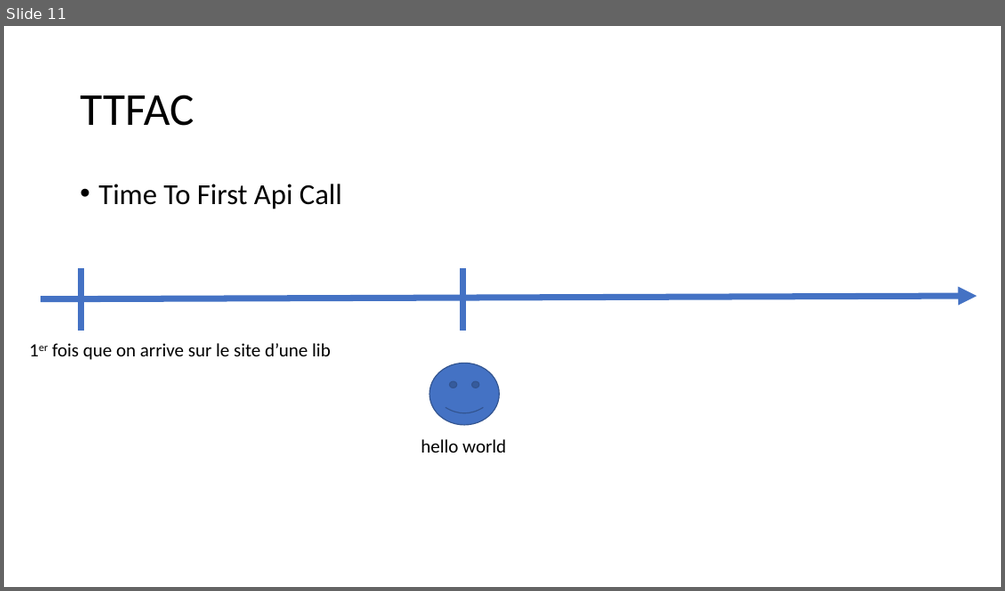
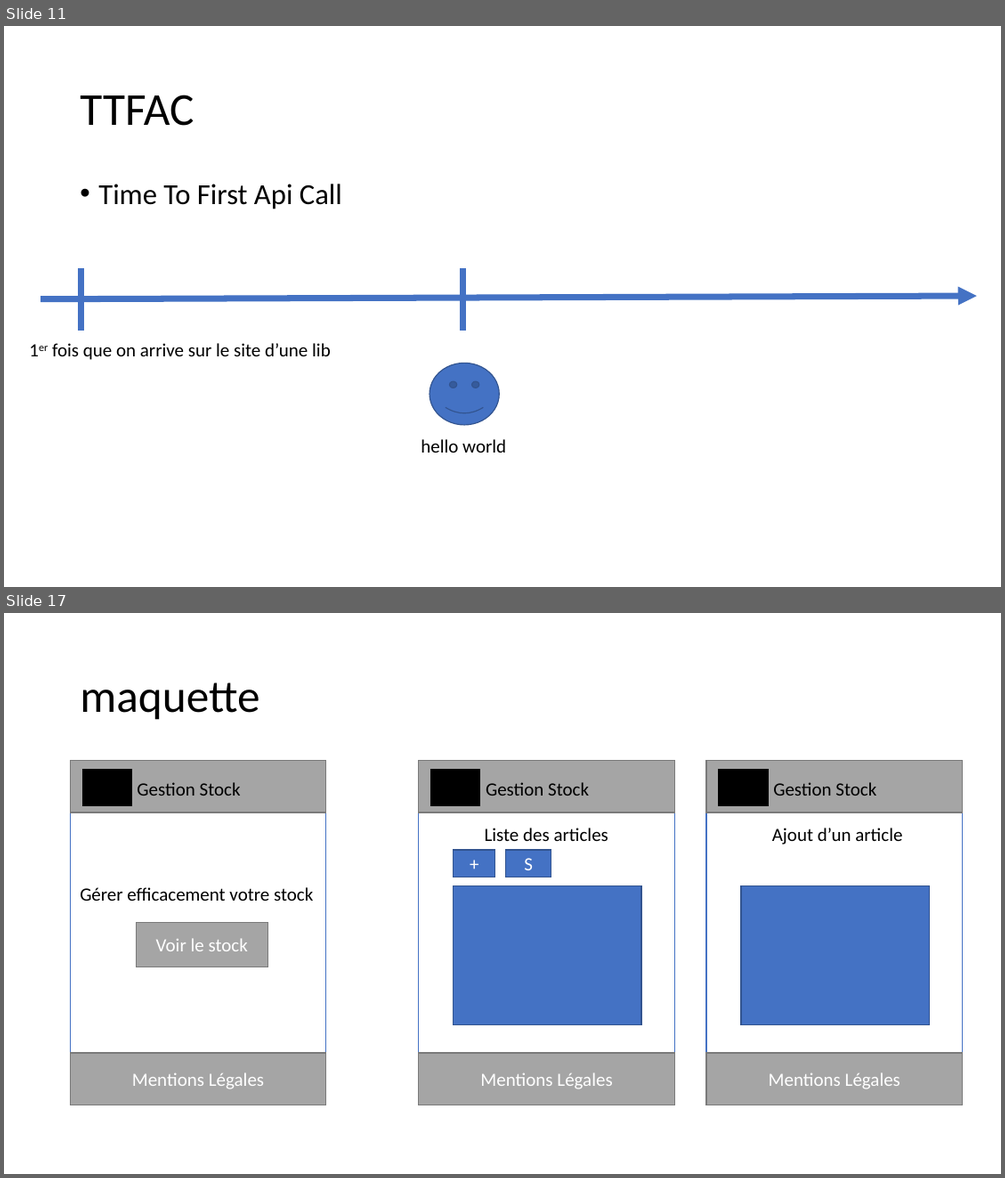
Before and after one commit to jlg-formation/njs-oct-2021, a slide deck: Notes.pptx. Shown one above the other, each under a label of ours: slide 11 before the commit, slides 11 and 17 after it; the slides between them are not shown. The pictures are 1005x591 and 1005x1178 pixels, drawn with LibreOffice and Linux fonts; fonts in the diff are those of the drawing. Boxes give left, top, right and bottom in pixels: in the first picture for what was removed or moved away, otherwise in the second. Text is boxed around its words. In the diff, an @@ line names an element or a change of style, - is before the commit and + after.

```diff
--- a/Notes.pptx
+++ b/Notes.pptx
@@ slide 17 added at [4, 613, 1001, 1174], background #FFFFFF @@
@@ title added at [80, 682, 259, 720], 44 pt, text #000000 @@
+maquette
@@ rectangle added at [70, 761, 326, 1105], fill #FFFFFF, outline #4472C4 1 pt @@
@@ rectangle added at [70, 761, 326, 812], fill #A5A5A5, outline #7A7A7A 1 pt @@
@@ rectangle added at [82, 770, 132, 807], fill #000000, outline #000000 1 pt @@
@@ rectangle added at [418, 761, 675, 1105], fill #FFFFFF, outline #4472C4 1 pt @@
@@ rectangle added at [418, 761, 675, 812], fill #A5A5A5, outline #7A7A7A 1 pt @@
@@ rectangle added at [431, 770, 480, 807], fill #000000, outline #000000 1 pt @@
@@ rectangle added at [706, 761, 963, 1105], fill #FFFFFF, outline #4472C4 1 pt @@
@@ rectangle added at [706, 761, 963, 812], fill #A5A5A5, outline #7A7A7A 1 pt @@
@@ rectangle added at [719, 770, 769, 807], fill #000000, outline #000000 1 pt @@
@@ text added at [137, 782, 241, 795], 18 pt, text #000000 @@
+Gestion Stock
@@ text added at [485, 782, 589, 795], 18 pt, text #000000 @@
+Gestion Stock
@@ text added at [773, 782, 876, 795], 18 pt, text #000000 @@
+Gestion Stock
@@ rectangle added at [453, 850, 495, 877], fill #4472C4, outline #325491 1 pt, 18 pt, text #FFFFFF @@
++
@@ text added at [485, 827, 608, 841], 18 pt, text #000000 @@
+Liste des articles
@@ rectangle added at [506, 850, 551, 877], fill #4472C4, outline #325491 1 pt, 18 pt, text #FFFFFF @@
+S
@@ text added at [772, 827, 902, 844], 18 pt, text #000000 @@
+Ajout d’un article
@@ text added at [80, 887, 313, 900], 18 pt, text #000000 @@
+Gérer efficacement votre stock
@@ rectangle added at [453, 886, 641, 1025], fill #4472C4, outline #325491 1 pt @@
@@ rectangle added at [741, 886, 929, 1025], fill #4472C4, outline #325491 1 pt @@
@@ rectangle added at [136, 922, 267, 966], fill #A5A5A5, outline #7A7A7A 1 pt, 18 pt, text #FFFFFF @@
+Voir le stock
@@ rectangle added at [70, 1053, 326, 1104], fill #A5A5A5, outline #7A7A7A 1 pt, 18 pt, text #FFFFFF @@
+Mentions Légales
@@ rectangle added at [418, 1053, 675, 1104], fill #A5A5A5, outline #7A7A7A 1 pt, 18 pt, text #FFFFFF @@
+Mentions Légales
@@ rectangle added at [706, 1053, 963, 1104], fill #A5A5A5, outline #7A7A7A 1 pt, 18 pt, text #FFFFFF @@
+Mentions Légales
```
Also in this commit, not shown: 2 slides changed, 7 other slides added.
